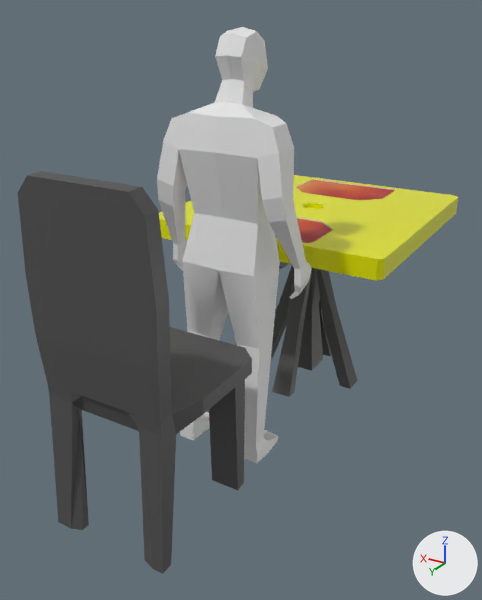
Before and after pictures for a commit that changed the Blender file blender/objetos/Table/table.blend.
Rendered twice from a 50 mm lens placed at (-1.37, 4.25, 1.8), pointed at (0.02, 1.92, 0.63). Lighting does not change. The marker at lower right points along +X, +Y and +Z.
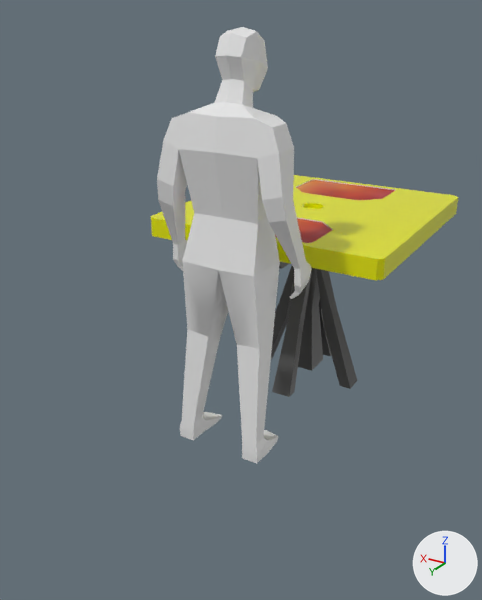
Diff of the bpy script that builds the scene:
```diff
--- a/blender/objetos/Table/table.blend.py
+++ b/blender/objetos/Table/table.blend.py
@@ ob_cube_001 @@
-ob_cube_001 = bpy.data.objects.new('Cube.001', me_cube_002)
-ob_cube_001.location = (0.0, 2.674, 0.557)
-ob_cube_001.scale = (0.279, 0.261, 0.0296)
```

Boxes [x1, y1, x2, y2] around the edits, measured in the pictures (482 x 600 px):
'Cube.001', deleted
    before: [18, 171, 252, 574]
